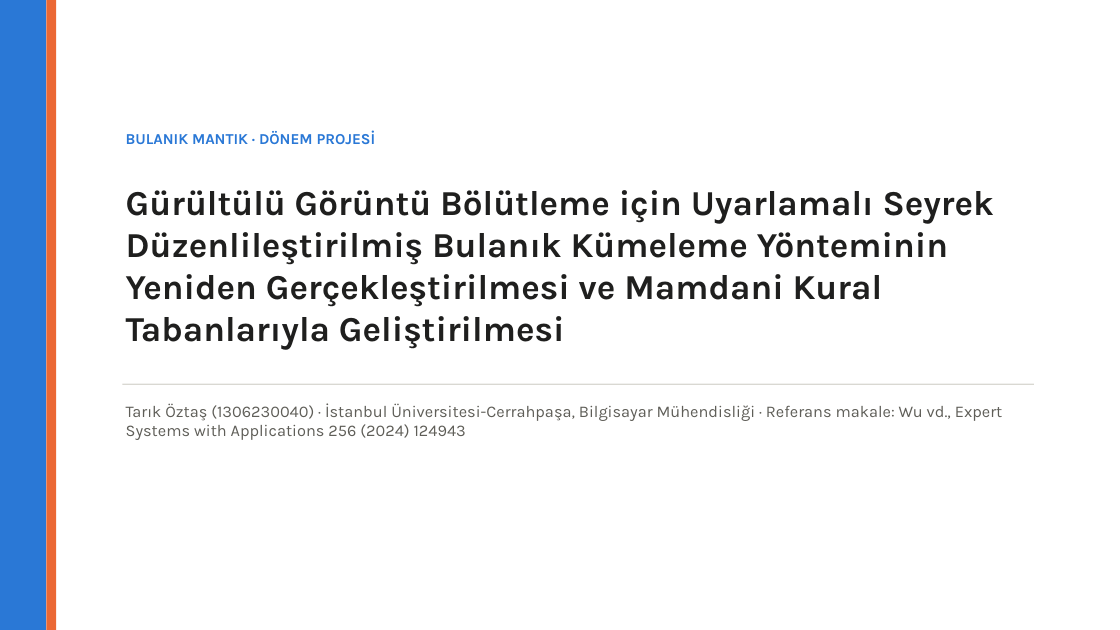
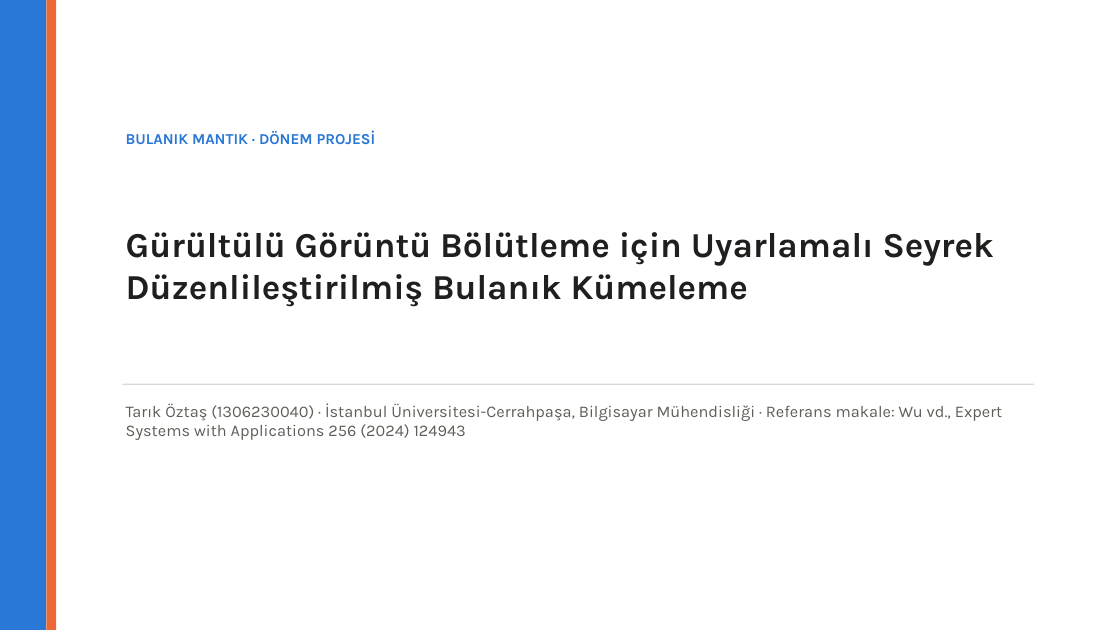
Before and after one commit to tarikoztas/fuzzy-logic-project, a slide deck: slide 1 of presentation/presentation_tr.pptx. Drawn at 1120x630 pixels with LibreOffice and Linux fonts; fonts in the diff are those of the drawing. Boxes give left, top, right and bottom in pixels: in the first picture for what was removed or moved away, otherwise in the second. Text is boxed around its words. In the diff, an @@ line names an element or a change of style, - is before the commit and + after.

```diff
--- a/presentation/presentation_tr.pptx
+++ b/presentation/presentation_tr.pptx
@@ text at box(126, 232, 994, 307): text changed @@
-Gürültülü Görüntü Bölütleme için Uyarlamalı Seyrek Düzenlileştirilmiş Bulanık Kümeleme Yönteminin Yeniden Gerçekleştirilmesi ve Mamdani Kural Tabanlarıyla Geliştirilmesi
+Gürültülü Görüntü Bölütleme için Uyarlamalı Seyrek Düzenlileştirilmiş Bulanık Kümeleme
```
Also in this commit, not shown: 26 other slides changed, 9 other files.
